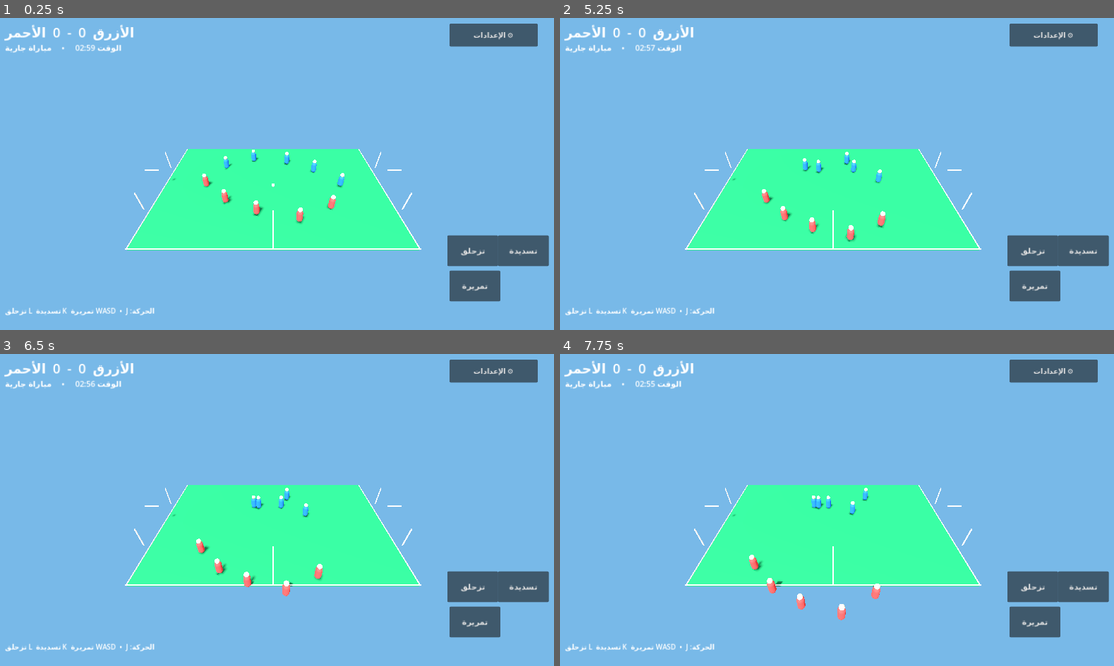
Above: before the commit, frames 1-4 (two rows, left to right).
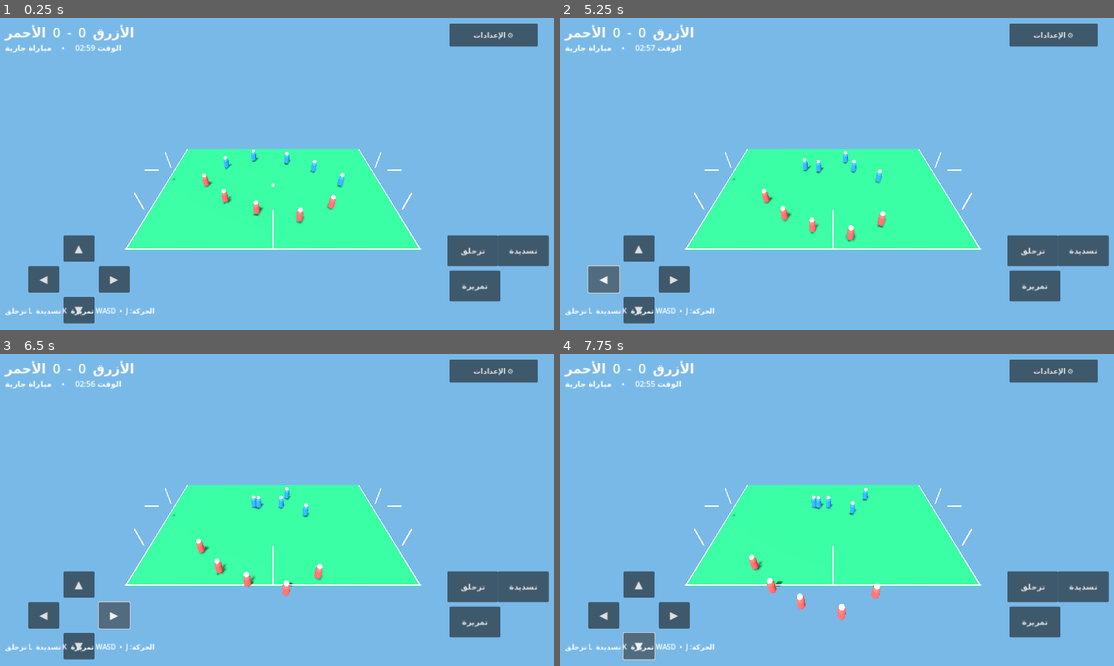
Above: after the commit, the same moments.

Repository: Godnit/quickshot-android
Game: Godot game, scene res://main.tscn
Two runs of this game, one before a commit and one after it. Both use one fixed random seed, a clock stepped at 60 frames per second and the inputs below.
Inputs (mouse positions are in pixels of both pictures, inside the frame that each line leads up to):
- Up to frame 1 (0.25 s): no input
- Up to frame 2 (5.25 s): click "⚙ الإعدادات" at 0.5 s; click "تمريرة" at 1.25 s; click "تسديدة" at 2 s; click "تزحلق" at 2.75 s; click "متابعة المباراة" at 3.5 s; click (637, 248) at 4.25 s, where only the run after the commit has a clickable "▲"; click (604, 280) at 5 s, where only the run after the commit has a clickable "◀"
- Up to frame 3 (6.5 s): click (116, 616) at 5.75 s, where only the run after the commit has a clickable "▶"
- Up to frame 4 (7.75 s): click (637, 647) at 6.5 s, where only the run after the commit has a clickable "▼"; hold D (move_right) from 7.28 s (still down); tap J (pass) at 7.35 s

The runs differ from the first frame. In frame 1, 1.9% of the frame differs, in the area x 5-24%, y 69-98%; in frame 2, 2.0%, in the area x 4-53%, y 42-98%; in frame 3, 2.0%; in frame 4, 2.0%.

Commit message:
Add touch D-pad movement controls

Diff:
--- a/soccer3d/scripts/main.gd
+++ b/soccer3d/scripts/main.gd
@@ -14,6 +14,7 @@
 var menu: Panel
 var status: Label
 var joystick := Vector2.ZERO
+var touch_dir := Vector2.ZERO
 var field_size := Vector2(28.0, 18.0)
 var team_colors = [Color("#1e6cff"), Color("#f04444"), Color("#f1c40f"), Color("#2ecc71")]
 
@@ -65,6 +66,12 @@
     var pause:=Button.new(); pause.text="⚙ الإعدادات"; pause.position=Vector2(1040,24); pause.size=Vector2(200,52); pause.pressed.connect(_toggle_menu); layer.add_child(pause)
     for spec in [["تمريرة",Vector2(1040,585),"pass"],["تسديدة",Vector2(1150,505),"shoot"],["تزحلق",Vector2(1035,505),"tackle"]]:
         var b:=Button.new(); b.text=spec[0]; b.position=spec[1]; b.size=Vector2(115,70); b.add_theme_font_size_override("font_size",18); b.button_down.connect(func(): _action(spec[2])); layer.add_child(b)
+    var dpad=[["▲",Vector2(165,505),Vector2(0,-1)],["◀",Vector2(85,575),Vector2(-1,0)],["▶",Vector2(245,575),Vector2(1,0)],["▼",Vector2(165,645),Vector2(0,1)]]
+    for spec in dpad:
+        var db:=Button.new(); db.text=spec[0]; db.position=spec[1]; db.size=Vector2(70,60); db.add_theme_font_size_override("font_size",24)
+        db.button_down.connect(func(): _set_touch_dir(spec[2]))
+        db.button_up.connect(func(): _set_touch_dir(Vector2.ZERO))
+        layer.add_child(db)
     var hint:=Label.new(); hint.text="الحركة: WASD  •  J تمريرة  K تسديدة  L تزحلق"; hint.position=Vector2(32,665); hint.add_theme_color_override("font_color",Color.WHITE); layer.add_child(hint)
 
 func _toggle_menu() -> void:
@@ -73,6 +80,9 @@
     var title:=Label.new(); title.text="⚽ Soccer 3D"; title.position=Vector2(150,28); title.add_theme_font_size_override("font_size",30); menu.add_child(title)
     var t:=Label.new(); t.text="اختيار الفريق\n\nالأزرق  •  الأحمر  •  الأصفر  •  الأخضر\n\nالجودة: تلقائية (متوافقة مع Android 8.1)"; t.position=Vector2(55,92); t.add_theme_font_size_override("font_size",20); menu.add_child(t)
     var b:=Button.new(); b.text="متابعة المباراة"; b.position=Vector2(145,285); b.size=Vector2(210,58); b.pressed.connect(_toggle_menu); menu.add_child(b)
+
+func _set_touch_dir(value: Vector2) -> void:
+    touch_dir=value
 
 func _action(kind: String) -> void:
     if not controlled or not ball: return
@@ -85,6 +95,7 @@
     if not playing: return
     elapsed += delta; match_seconds=max(0.0,match_seconds-delta)
     var input_vec=Input.get_vector("move_left","move_right","move_up","move_down")
+    if touch_dir.length()>0.1: input_vec=touch_dir
     controlled.velocity=Vector3(input_vec.x*6.0,controlled.velocity.y,input_vec.y*6.0); controlled.move_and_slide(); controlled.position.x=clamp(controlled.position.x,-13.0,13.0); controlled.position.z=clamp(controlled.position.z,-8.0,8.0)
     for p in players:
         if p!=controlled: _ai_home(p,delta)
